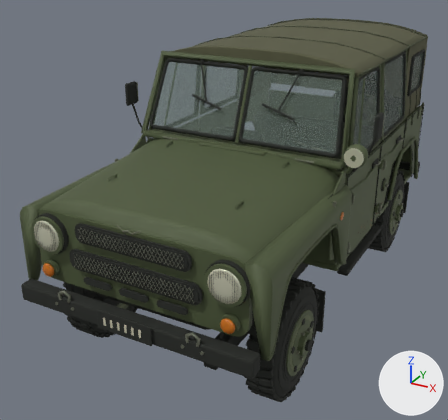
A saved change to the Blender file vehicles/russian/source/uaz469.blend.
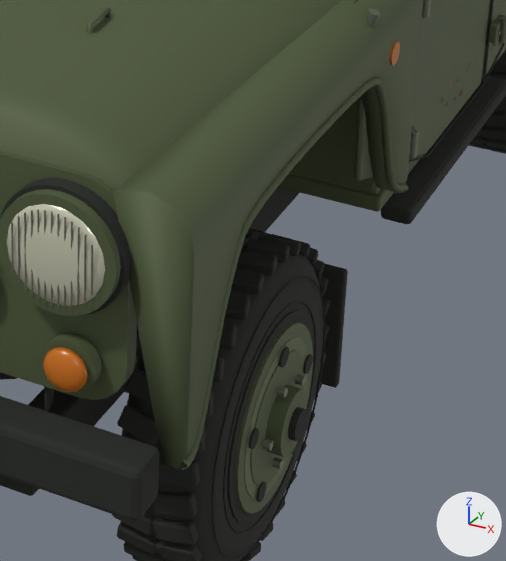
The first picture shows the older version from a camera (50 mm lens) standing at (2.02, -4.36, 2.79) and looking at (-0.26, -0.21, 0.72). The close-ups show the older and then the newer version on the part from 46% to 85% of the width and 47% to 93% of the height of that picture. Only the edits that show in the close-ups are written down. The lights are fixed; the arrows at lower right show +X, +Y and +Z.

The scene before the commit, as lines of its bpy script (objects in view):
```python
ob_uaz469_body = bpy.data.objects.new('UAZ469_Body', me_cube_001)
ob_uaz469_body.location = (0.0, 0.0, 0.0)
ob_uaz469_wheel_fl = bpy.data.objects.new('UAZ469_Wheel_fl', me_rounded_tire_carcass)
ob_uaz469_wheel_fl.location = (0.727, -1.19, 0.39)
ob_uaz469_wheel_rl = bpy.data.objects.new('UAZ469_Wheel_rl', me_rounded_tire_carcass)
ob_uaz469_wheel_rl.location = (0.727, 1.19, 0.39)
```
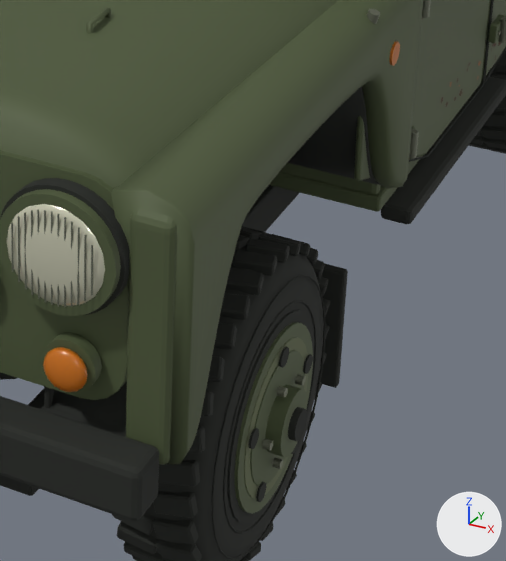
Location of each change, [x1, y1, x2, y2] in pixels of the close-ups (506 x 561 px; the box of a moved part takes in the faces that stretch with it):
part 1 of me_cube_001, moved or reshaped
    before: [113, 0, 423, 470]
    after: [41, 0, 423, 465]

Edits to the bpy script that builds the scene:
```text
Change me_cube_001:
    used by ob_uaz469_body; location = (0.0, 0.0, 0.0)
    remove me_cube_001.from_pydata(...)  # 25547 vertices, 22233 faces; spans x -1.02..1.02, y -1.93..2.1, z 0.22..2.06
    add me_cube_001.from_pydata(...)  # 29143 vertices, 25601 faces; spans x -1.02..1.02, y -1.93..2.1, z 0.22..2.06
    me_cube_001 part 1: 302 vertices removed from x 0.8..0.9, y -1.79..-0.48, z 0.64..1.26; 552 vertices added at x 0.57..0.89, y -1.8..-0.47, z 0.64..1.29
    other edits to the shape of me_cube_001 do not show in these pictures
```
